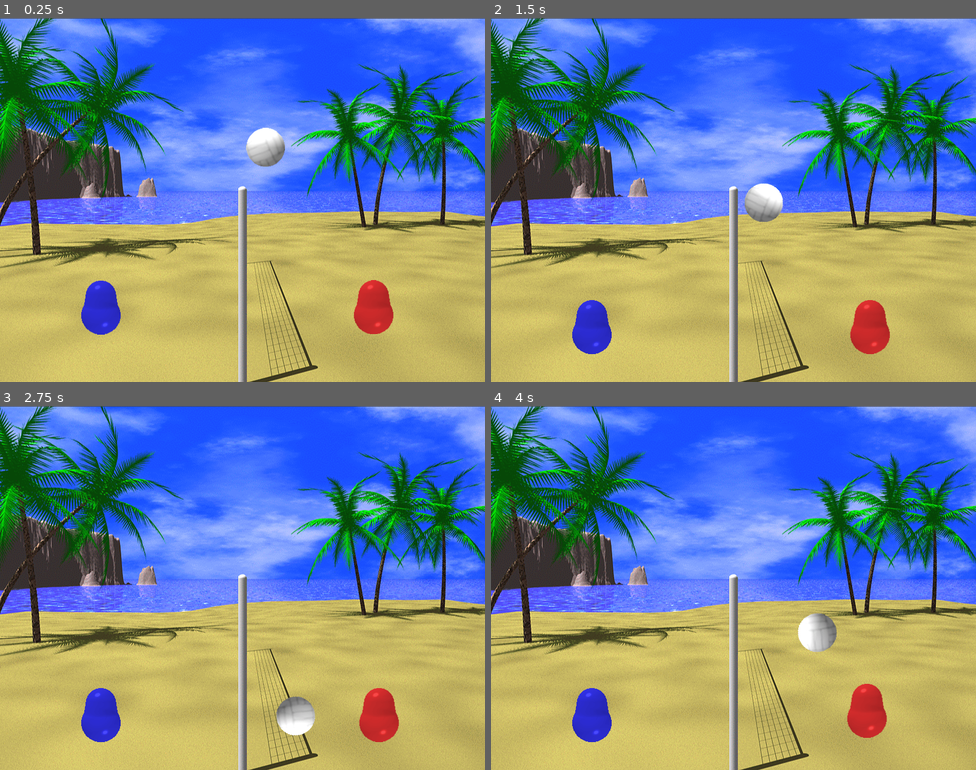
Above: before the commit, frames 1-4 (two rows, left to right).
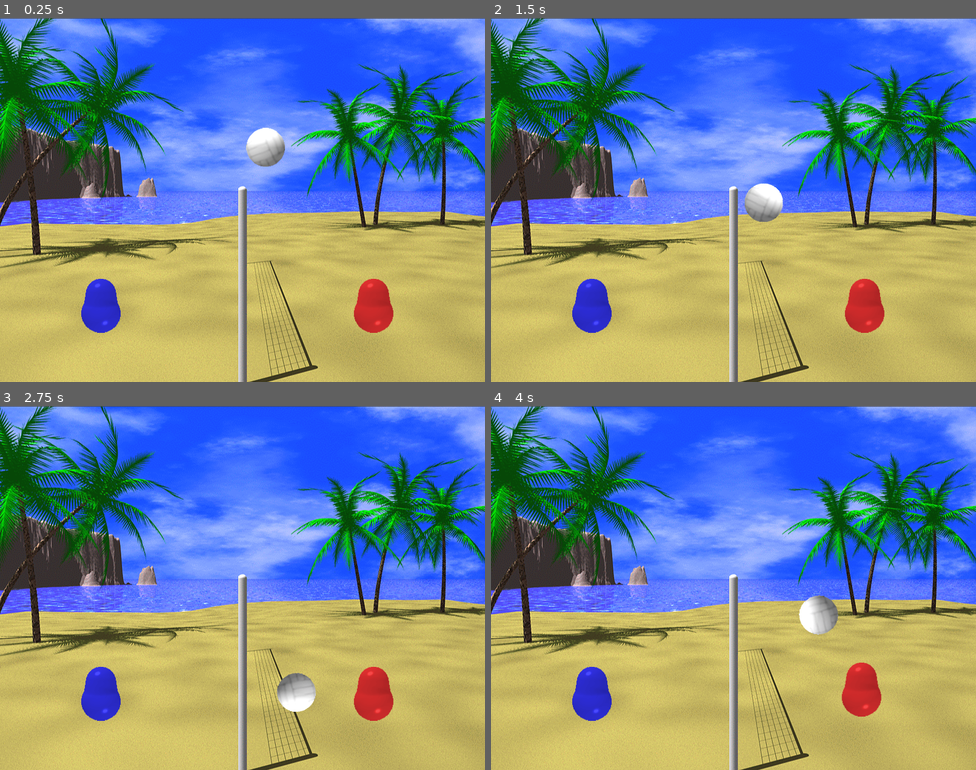
Above: after the commit, the same moments.

Repository: h4de5/BlobbyValley
Game: Godot game, scene res://game/main/main.tscn
Same seed, same stepped clock (60 frames per second), same inputs: the game is played once before the commit and once after it.
Inputs:
- Up to frame 1 (0.25 s): no input
- Up to frame 2 (1.5 s): tap Enter at 0.5 s; hold Right (ui_right) 0.53-1.28 s; hold Down (ui_down) from 1.28 s (still down)
- Up to frame 3 (2.75 s): release Down (ui_down) at 2.03 s; hold Right (ui_right) from 2.03 s (still down)
- Up to frame 4 (4 s): release Right (ui_right) at 2.78 s; hold Up (ui_up) 2.78-3.53 s; hold Left (ui_left) from 3.53 s (still down)

The runs differ from the first frame. In frame 1, 0.2% of the frame differs, in the area x 16-82%, y 71-87%; in frame 2, 2.1%; in frame 3, 3.2%, in the area x 16-83%, y 71-93%; in frame 4, 3.0%.
Error after the commit: Parse Error: The method "touches_ground" isn't declared in the current class. (res://game/player/movement_setter.gd:64)

Commit message:
Working on a gui for balancing the movement

Diff:
--- a/game/main/world.tscn
+++ b/game/main/world.tscn
@@ -7,6 +7,7 @@
 [ext_resource path="res://game/player/0b.png" type="Texture" id=5]
 [ext_resource path="res://game/main/player.gd" type="Script" id=6]
 [ext_resource path="res://game/player/0r.png" type="Texture" id=7]
+[ext_resource path="res://game/player/movement_setter.gd" type="Script" id=8]
 
 [sub_resource type="OccluderPolygon2D" id=1]
 
@@ -18,36 +19,41 @@
 [sub_resource type="RectangleShape2D" id=2]
 
 custom_solver_bias = 0.0
+extents = Vector2( 400, 40.2907 )
+
+[sub_resource type="RectangleShape2D" id=3]
+
+custom_solver_bias = 0.0
 extents = Vector2( 400, 5 )
 
-[sub_resource type="RectangleShape2D" id=3]
+[sub_resource type="RectangleShape2D" id=4]
 
 custom_solver_bias = 0.0
 extents = Vector2( 5, 500 )
 
-[sub_resource type="RectangleShape2D" id=4]
+[sub_resource type="RectangleShape2D" id=5]
 
 custom_solver_bias = 0.0
 extents = Vector2( 5, 500 )
 
-[sub_resource type="CapsuleShape2D" id=5]
+[sub_resource type="CapsuleShape2D" id=6]
 
 custom_solver_bias = 0.0
 radius = 7.0
 height = 340.0
 
-[sub_resource type="CircleShape2D" id=6]
+[sub_resource type="CircleShape2D" id=7]
 
 custom_solver_bias = 0.0
 radius = 32.116
 
-[sub_resource type="OccluderPolygon2D" id=7]
+[sub_resource type="OccluderPolygon2D" id=8]
 
 closed = true
 cull_mode = 0
 polygon = PoolVector2Array( 13.5638, -29.7336, 24.2404, -21.3217, 30.3876, -8.05684, 31.6817, 6.50218, 26.1816, 16.8553 …(193 unchanged characters)…
 
-[sub_resource type="CapsuleShape2D" id=8]
+[sub_resource type="CapsuleShape2D" id=9]
 
 custom_solver_bias = 0.0
 radius = 29.9584
@@ -127,25 +133,25 @@
 [node name="ceiling" type="CollisionShape2D" parent="field" index="1"]
 
 position = Vector2( 400, -400 )
-shape = SubResource( 2 )
+shape = SubResource( 3 )
 _sections_unfolded = [ "Transform" ]
 
 [node name="left" type="CollisionShape2D" parent="field" index="2"]
 
 position = Vector2( 0, 100 )
-shape = SubResource( 3 )
-_sections_unfolded = [ "Material", "Transform", "Visibility" ]
-
-[node name="right" type="CollisionShape2D" parent="field" index="3"]
-
-position = Vector2( 800, 100 )
 shape = SubResource( 4 )
 _sections_unfolded = [ "Material", "Transform", "Visibility" ]
 
+[node name="right" type="CollisionShape2D" parent="field" index="3"]
+
+position = Vector2( 800, 100 )
+shape = SubResource( 5 )
+_sections_unfolded = [ "Material", "Transform", "Visibility" ]
+
 [node name="pole" type="CollisionShape2D" parent="field" index="4"]
 
 position = Vector2( 400, 453 )
-shape = SubResource( 5 )
+shape = SubResource( 6 )
 _sections_unfolded = [ "Material", "Transform", "Visibility" ]
 
 [node name="ball" type="RigidBody2D" parent="." index="2"]
@@ -185,12 +191,13 @@
 [node name="LightOccluder2D" type="LightOccluder2D" parent="ball/Sprite" index="0"]
 
 show_behind_parent = true
-occluder = SubResource( 7 )
+occluder = SubResource( 8 )
 light_mask = 1
 _sections_unfolded = [ "Material", "Transform", "Visibility", "Z Index" ]
 
 [node name="player-blue" type="RigidBody2D" parent="." index="3"]
 
+editor/display_folded = true
 position = Vector2( 166.509, 474.346 )
 input_pickable = false
 collision_layer = 1
@@ -245,8 +252,111 @@
 
 [node name="CollisionShape2D" type="CollisionShape2D" parent="player-red" index="0"]
 
-shape = SubResource( 8 )
+shape = SubResource( 9 )
 
 [node name="Sprite" type="Sprite" parent="player-red" index="1"]
 
 texture = ExtResource( 7 )
+
+[node name="movement_setter" type="Control" parent="." index="5"]
+
+anchor_left = 0.0
+anchor_top = 0.0
+anchor_right = 0.0
+anchor_bottom = 0.0
+margin_left = 250.0
+margin_top = 150.0
+margin_right = 550.0
+margin_bottom = 450.0
+rect_pivot_offset = Vector2( 0, 0 )
+rect_clip_content = false
+mouse_filter = 0
+mouse_default_cursor_shape = 0
+size_flags_horizontal = 1
+size_flags_vertical = 1
+script = ExtResource( 8 )
+_sections_unfolded = [ "Anchor", "Margin", "Pause", "Rect", "Transform" ]
+scene = NodePath("../player-red")
+
+[node name="element_list" type="VBoxContainer" parent="movement_setter" index="0"]
+
+anchor_left = 0.0
+anchor_top = 0.0
+anchor_right = 0.0
+anchor_bottom = 0.0
+margin_right = 40.0
+margin_bottom = 40.0
+rect_pivot_offset = Vector2( 0, 0 )
+rect_clip_content = false
+mouse_filter = 1
+mouse_default_cursor_shape = 0
+size_flags_horizontal = 1
+size_flags_vertical = 1
+alignment = 0
+
+[node name="element_base" type="HBoxContainer" parent="movement_setter/element_list" index="0"]
+
+visible = false
+anchor_left = 0.0
+anchor_top = 0.0
+anchor_right = 0.0
+anchor_bottom = 0.0
+margin_right = 304.0
+margin_bottom = 20.0
+rect_pivot_offset = Vector2( 0, 0 )
+rect_clip_content = false
+mouse_filter = 1
+mouse_default_cursor_shape = 0
+size_flags_horizontal = 1
+size_flags_vertical = 1
+alignment = 0
+_sections_unfolded = [ "Grow Direction", "Margin", "Rect" ]
+
+[node name="name" type="Label" parent="movement_setter/element_list/element_base" index="0"]
+
+anchor_left = 0.0
+anchor_top = 0.0
+anchor_right = 0.0
+anchor_bottom = 0.0
+margin_right = 150.0
+margin_bottom = 20.0
+grow_horizontal = 0
+grow_vertical = 0
+rect_min_size = Vector2( 150, 20 )
+rect_pivot_offset = Vector2( 0, 0 )
+rect_clip_content = false
+mouse_filter = 2
+mouse_default_cursor_shape = 0
+size_flags_horizontal = 1
+size_flags_vertical = 4
+text = "Text"
+align = 1
+percent_visible = 1.0
+lines_skipped = 0
+max_lines_visible = -1
+_sections_unfolded = [ "Anchor", "Grow Direction", "Margin", "Rect" ]
+
+[node name="value" type="Label" parent="movement_setter/element_list/element_base" index="1"]
+
+anchor_left = 0.0
+anchor_top = 0.0
+anchor_right = 0.0
+anchor_bottom = 0.0
+margin_left = 154.0
+margin_right = 304.0
+margin_bottom = 20.0
+grow_horizontal = 0
+grow_vertical = 0
+rect_min_size = Vector2( 150, 20 )
+rect_pivot_offset = Vector2( 0, 0 )
+rect_clip_content = false
+mouse_filter = 2
+mouse_default_cursor_shape = 0
+size_flags_horizontal = 1
+size_flags_vertical = 4
+text = "Text"
+align = 1
+percent_visible = 1.0
+lines_skipped = 0
+max_lines_visible = -1
+_sections_unfolded = [ "Anchor", "Grow Direction", "Margin", "Rect" ]
--- /dev/null
+++ b/game/player/movement_setter.gd
@@ -0,0 +1,82 @@
+extends Control
+
+export(NodePath) var scene
+
+var settings = ['weight']
+
+
+func _ready():
+
+	call_deferred("initialize")
+
+#
+func initialize():
+	var element
+	element = get_node("element_list/element_base").duplicate()
+
+	var parent
+	parent = get_node(scene.get_as_property_path())
+	print("found path of parent: ", scene.get_as_property_path())
+
+	print("found weigth 1: ", get_node("../player-red").get("weight"))
+	print("found weigth 2: ", get_node(scene.get_as_property_path()).get("weight"))
+	#print("found weigth 3: ", scene.get("weight"))
+
+
+	for setting in settings:
+		#element.new()
+		element.visible = true
+		element.get_node("name").text = setting
+
+		print("create element line for setting: ", setting)
+
+		#element.get_node("value").text = get_tree().get_root().get_node(scene.get_as_property_path()).get("weight")
+		if (parent.get(setting)):
+			element.get_node("value").text = parent.get(setting)
+
+		get_node("element_list").add_child(element)
+
+
+var f_speed = 0
+var v_movement = Vector2(0,0)
+
+func _input(event):
+	pass
+
+
+func notinuse(event):
+	var move_forward = 0
+	var move_backward = 0
+	var move_up = 0
+	var move_down = 0
+
+	# Move right
+	if Input.is_action_pressed("ui_right"):
+		move_forward = f_speed
+	elif Input.is_action_just_released("ui_right"):
+		move_forward = 0
+
+	if Input.is_action_pressed("ui_left"):
+		move_backward = -f_speed
+	elif Input.is_action_just_released("ui_left"):
+		move_backward = 0
+
+	if Input.is_action_just_pressed("ui_up") && touches_ground():
+		move_up = -f_speed*2
+	elif Input.is_action_just_released("ui_up"):
+		move_up = 0
+
+	if Input.is_action_pressed("ui_down"):
+		move_down = f_speed/2;
+	elif Input.is_action_just_released("ui_down"):
+		move_down = 0
+
+	if(move_forward + move_backward != 0):
+		v_movement.x = move_forward + move_backward
+	else:
+		v_movement.x = 0
+
+	if(move_up + move_down != 0):
+		v_movement.y = move_up + move_down
+	else:
+		v_movement.y = 0
Not shown: 3 places in game/main/world.tscn that only renumber resources
